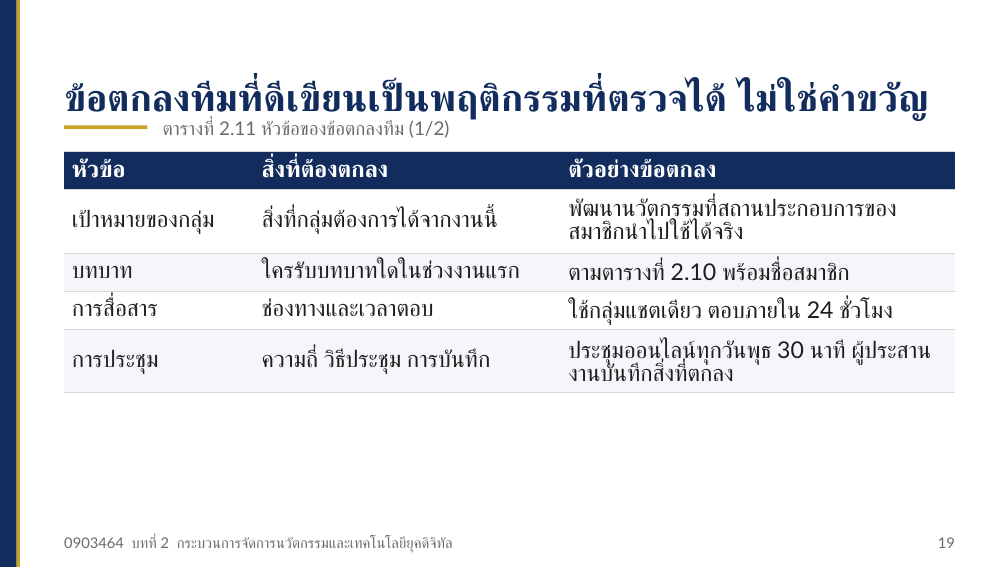
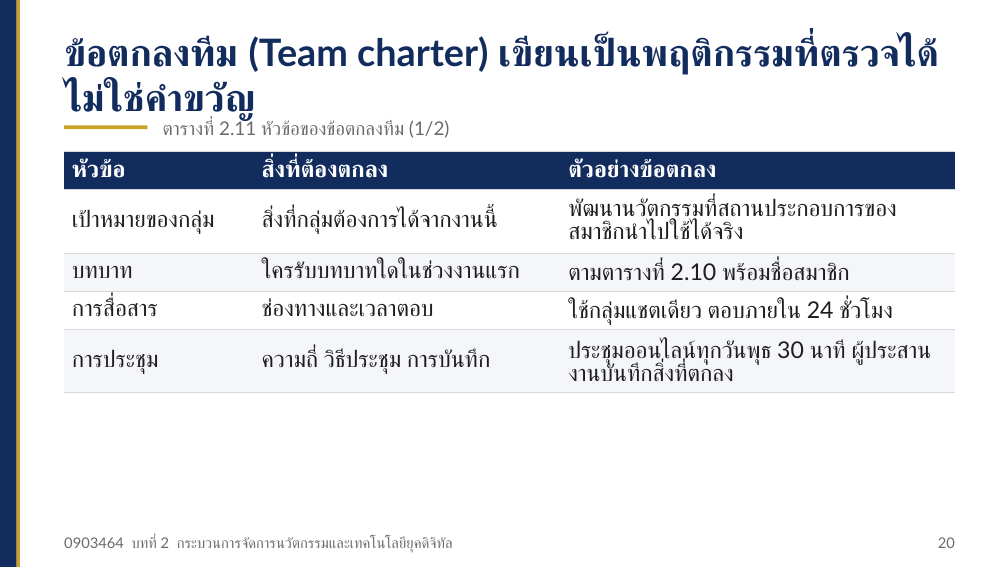
Before and after one commit to Aj-Warawut/academic-web-teaching, a slide deck: slide 20 of ci/files/ci_0903464_บทที่02_สไลด์.pptx (slide 19 before the commit). Drawn at 1008x567 pixels with LibreOffice and Linux fonts; fonts in the diff are those of the drawing. Boxes give left, top, right and bottom in pixels: in the first picture for what was removed or moved away, otherwise in the second. Text is boxed around its words. In the diff, an @@ line names an element or a change of style, - is before the commit and + after.

```diff
--- a/ci/files/ci_0903464_บทที่02_สไลด์.pptx
+++ b/ci/files/ci_0903464_บทที่02_สไลด์.pptx
@@ text at (64, 36, 936, 122): text changed @@
-ข้อตกลงทีมที่ดีเขียนเป็นพฤติกรรมที่ตรวจได้ ไม่ใช่คำขวัญ
+ข้อตกลงทีม (Team charter) เขียนเป็นพฤติกรรมที่ตรวจได้ ไม่ใช่คำขวัญ
@@ text at (938, 537, 955, 548): text changed @@
-19
+20
```
Also in this commit, not shown: 23 other slides changed, 1 slide added, 25 other files.
